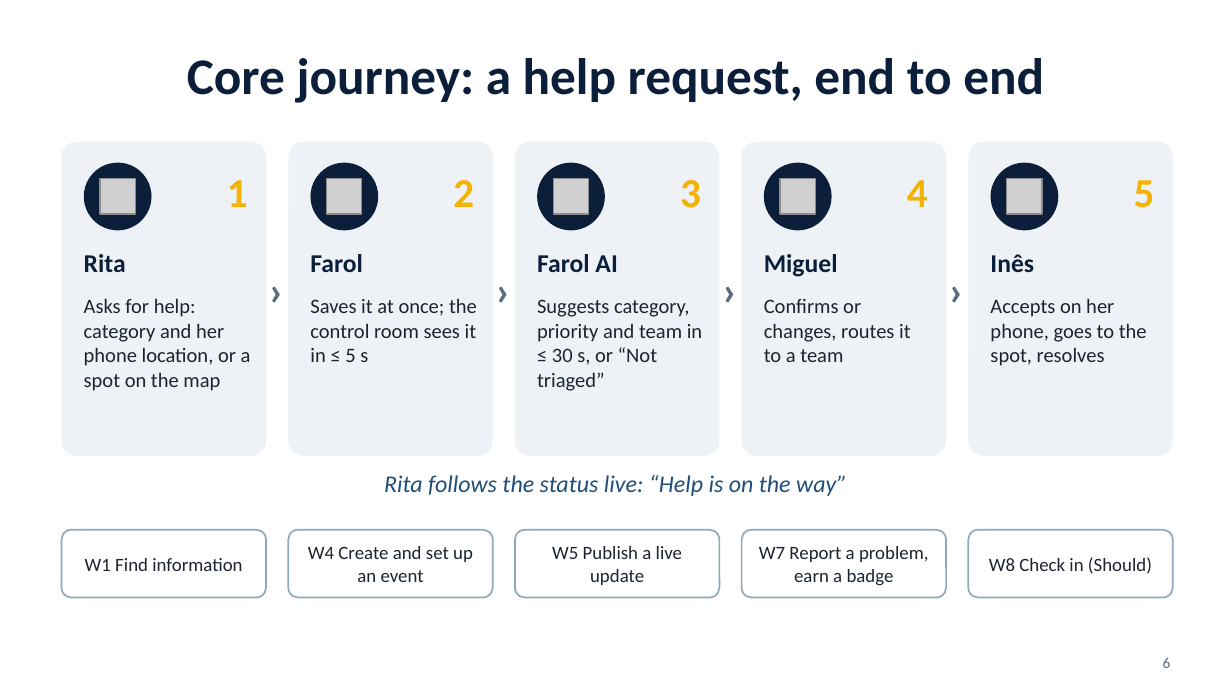
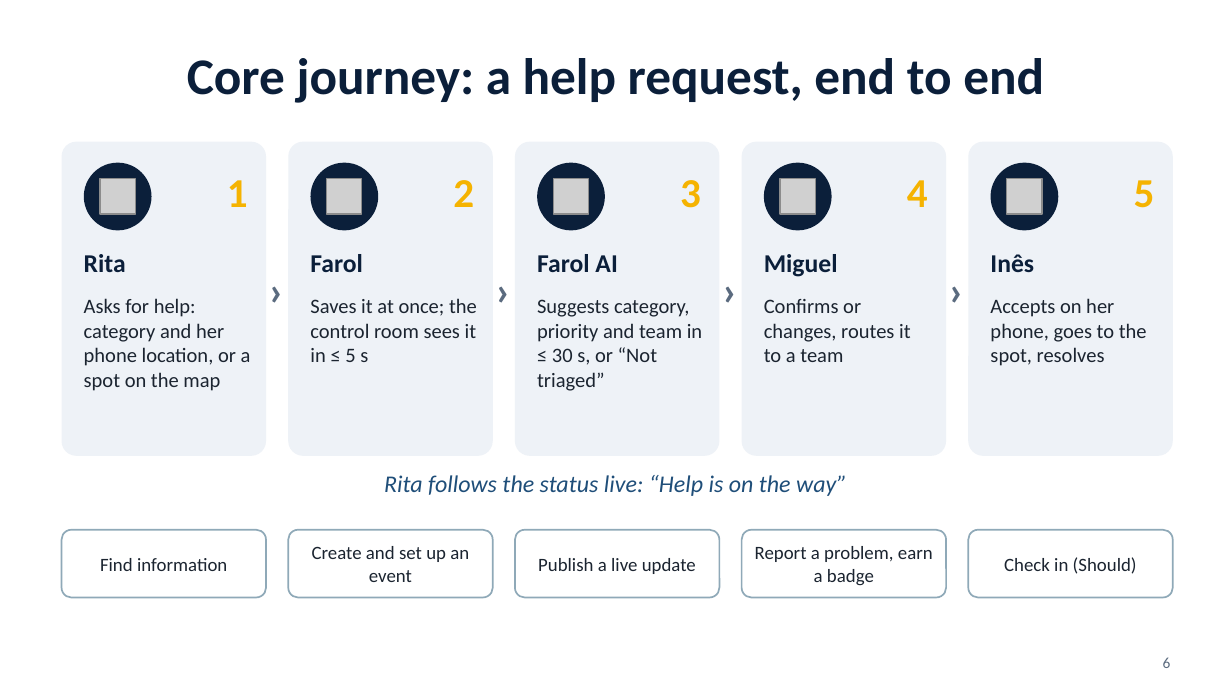
Before and after one commit to tomasoliveira21/LABDSOF, a slide deck: slide 6 of Docs/Presentation/Farol_Sprint_A_TTP_Presentation.pptx. Drawn at 1232x693 pixels with LibreOffice and Linux fonts; fonts in the diff are those of the drawing; grey boxes stand for pictures. Boxes give left, top, right and bottom in pixels: in the first picture for what was removed or moved away, otherwise in the second. Text is boxed around its words. In the diff, an @@ line names an element or a change of style, - is before the commit and + after.

```diff
--- a/Docs/Presentation/Farol_Sprint_A_TTP_Presentation.pptx
+++ b/Docs/Presentation/Farol_Sprint_A_TTP_Presentation.pptx
@@ text at [100, 558, 227, 571]: text changed @@
-W1 Find information
+Find information
@@ text at [312, 546, 469, 582]: text changed @@
-W4 Create and set up an event
+Create and set up an event
@@ text at [538, 558, 696, 574]: text changed @@
-W5 Publish a live update
+Publish a live update
@@ text at [755, 546, 933, 585]: text changed @@
-W7 Report a problem, earn a badge
+Report a problem, earn a badge
@@ text at [1004, 557, 1137, 574]: text changed @@
-W8 Check in (Should)
+Check in (Should)
```
Also in this commit, not shown: 4 other slides changed, 1 other file.
